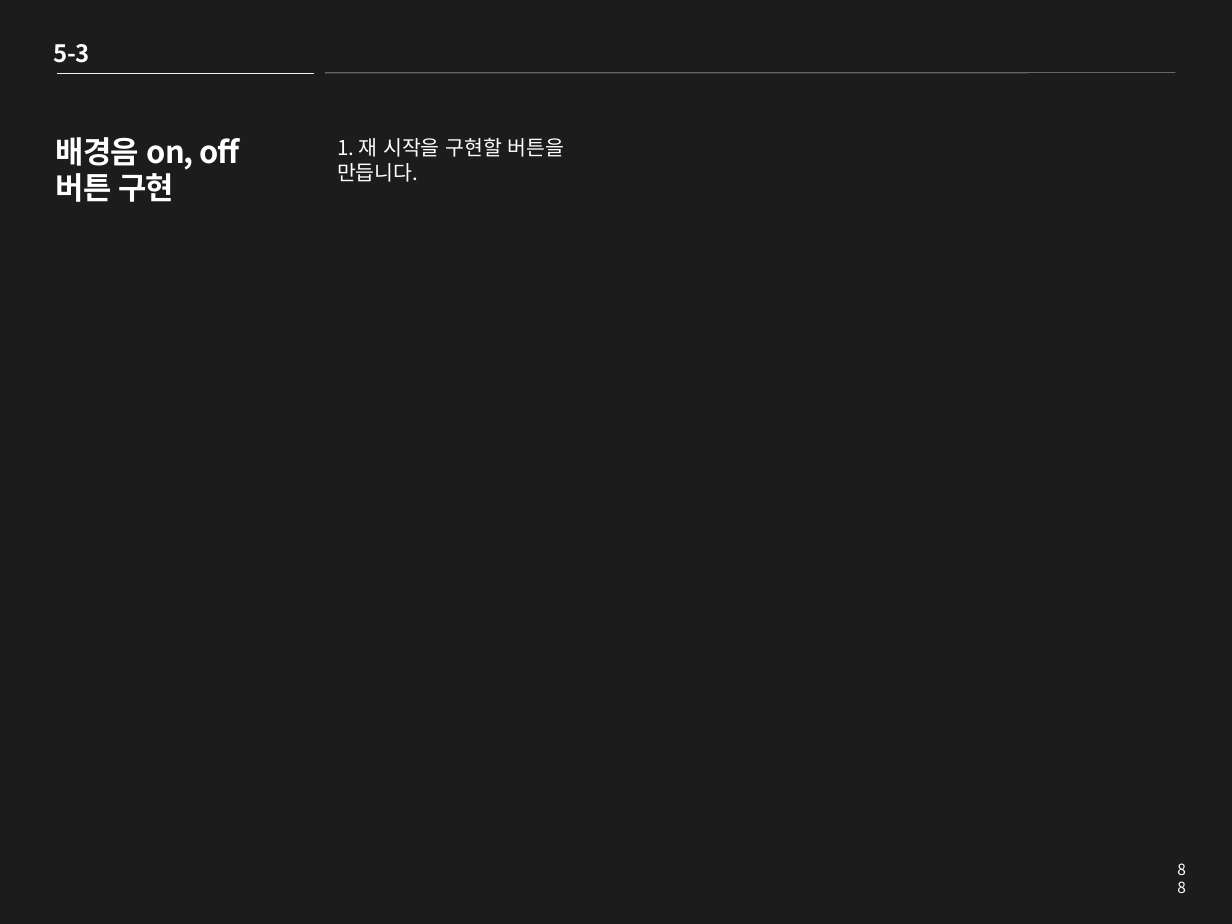
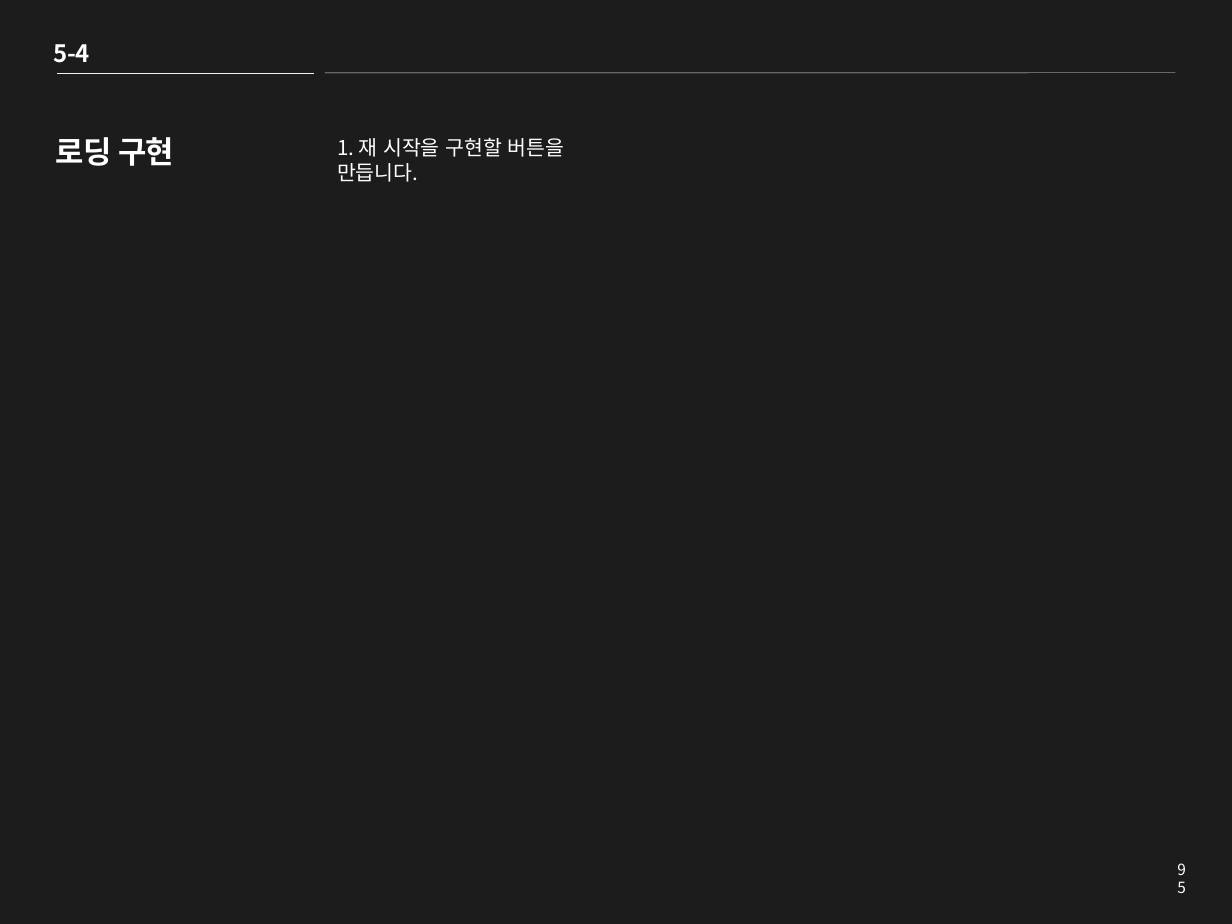
Before and after one commit to clianor/Unity-2D-Roguelike-tutorial, a slide deck: slide 95 of Roguelike PPT.pptx (slide 88 before the commit). Drawn at 1232x924 pixels with LibreOffice and Linux fonts; fonts in the diff are those of the drawing. Boxes give left, top, right and bottom in pixels: in the first picture for what was removed or moved away, otherwise in the second. Text is boxed around its words. In the diff, an @@ line names an element or a change of style, - is before the commit and + after.

```diff
--- a/Roguelike PPT.pptx
+++ b/Roguelike PPT.pptx
@@ text at <box>54,44,89,63</box>: text changed @@
-5-3
+5-4
@@ title at <box>56,137,174,166</box>: text changed @@
-배경음 on, off 버튼 구현
+로딩 구현
@@ page number at <box>1164,854,1199,885</box>: text changed @@
-88
+95
```
Also in this commit, not shown: 2 other slides changed, 7 slides added, 17 other files.
